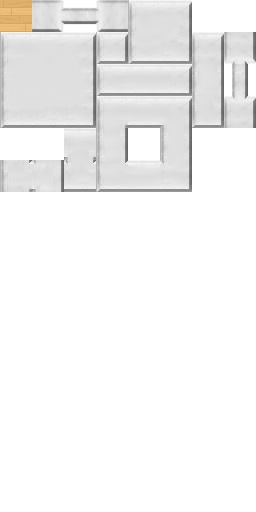
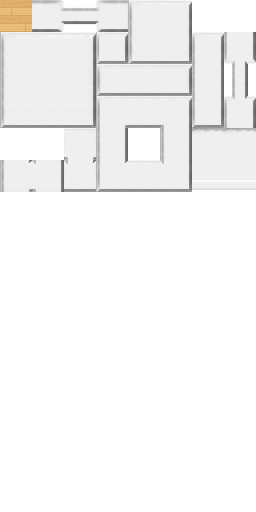
Two versions of the same layered image (256px x 512px). Layer-by-layer changes:
painted on "Pasted Layer #1" over (4, 3, 256, 192)
